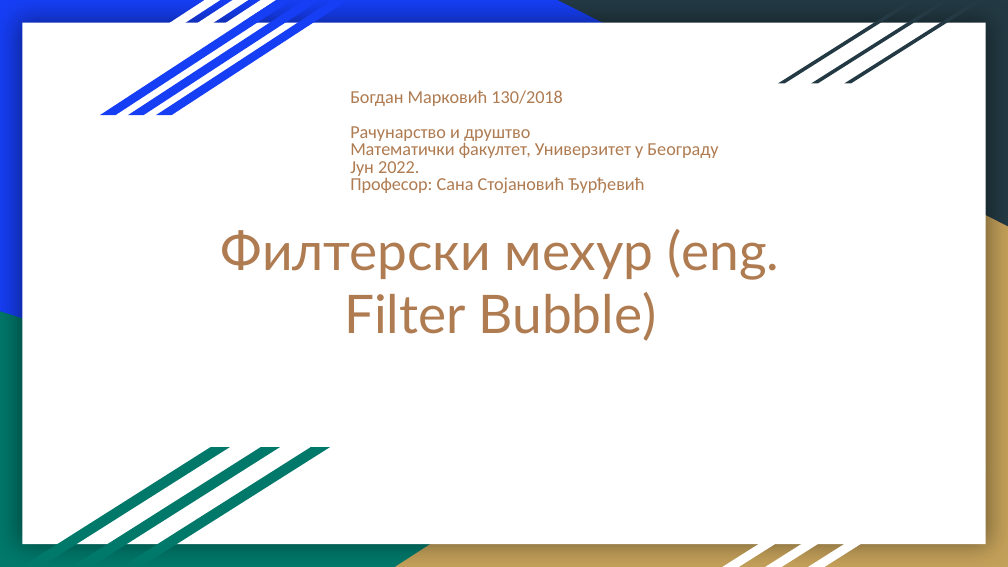
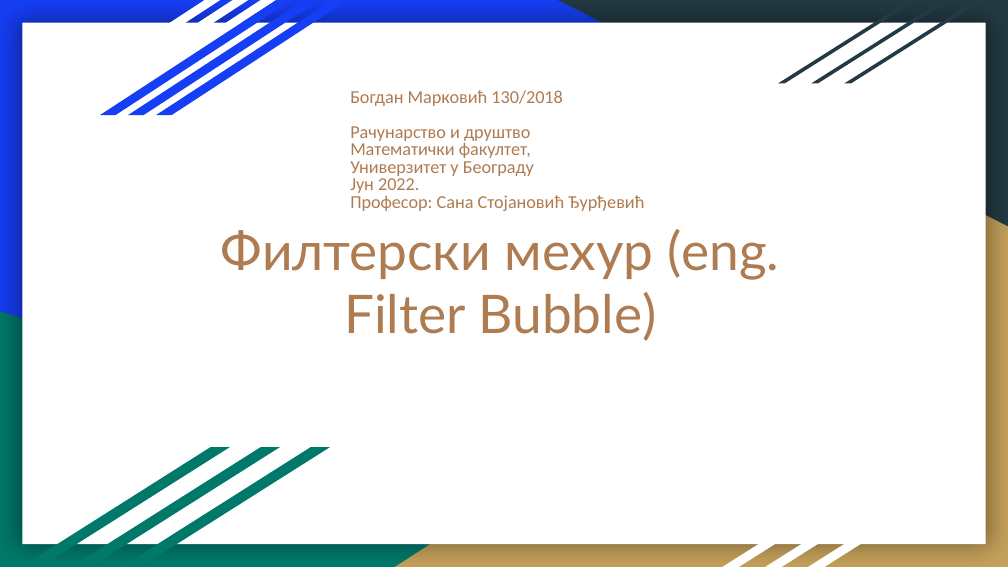
Before and after one commit to vukvuk21/RID, a slide deck: slide 1 of rid_2022_seminarski/mi18130_Bogdan_Markovic/predavanje_2/BogdanMarkovicPrezentacija.pptx. Drawn at 1008x567 pixels with LibreOffice and Linux fonts; fonts in the diff are those of the drawing. Boxes give left, top, right and bottom in pixels: in the first picture for what was removed or moved away, otherwise in the second. Text is boxed around its words. In the diff, an @@ line names an element or a change of style, - is before the commit and + after.

```diff
--- a/rid_2022_seminarski/mi18130_Bogdan_Markovic/predavanje_2/BogdanMarkovicPrezentacija.pptx
+++ b/rid_2022_seminarski/mi18130_Bogdan_Markovic/predavanje_2/BogdanMarkovicPrezentacija.pptx
@@ subtitle at <box>350,126,534,193</box>: text changed @@
-Рачунарство и друштво
-Математички факултет, Универзитет у Београду
-Јун 2022.
+Рачунарство и друштво
+Математички факултет,
+Универзитет у Београду
+Јун 2022.
```
Also in this commit, not shown: 10 other slides changed, 1 other file.
